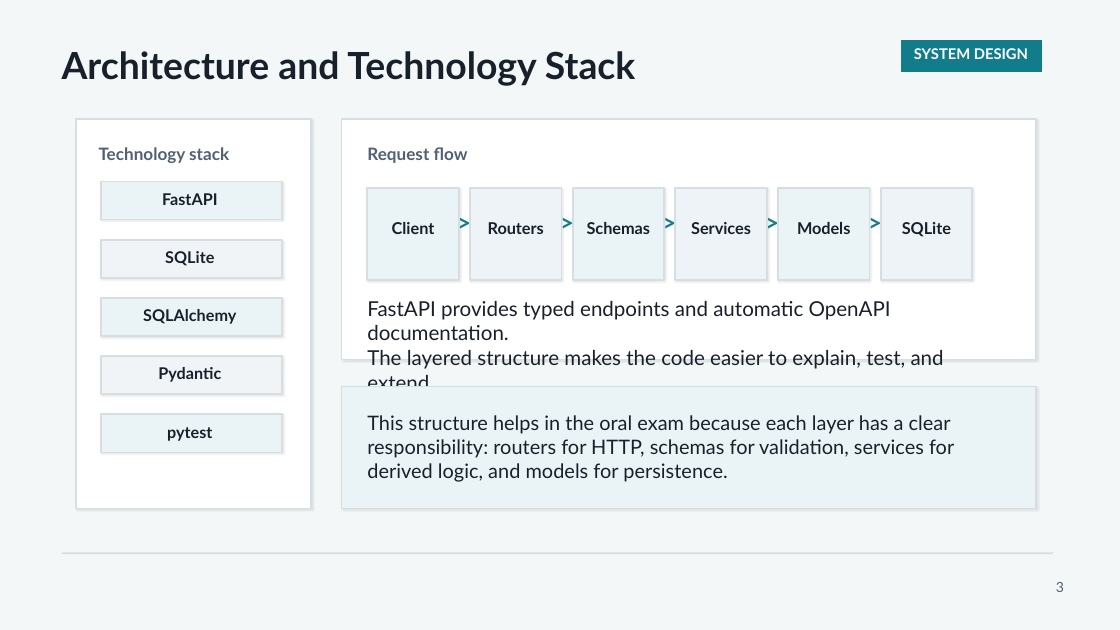
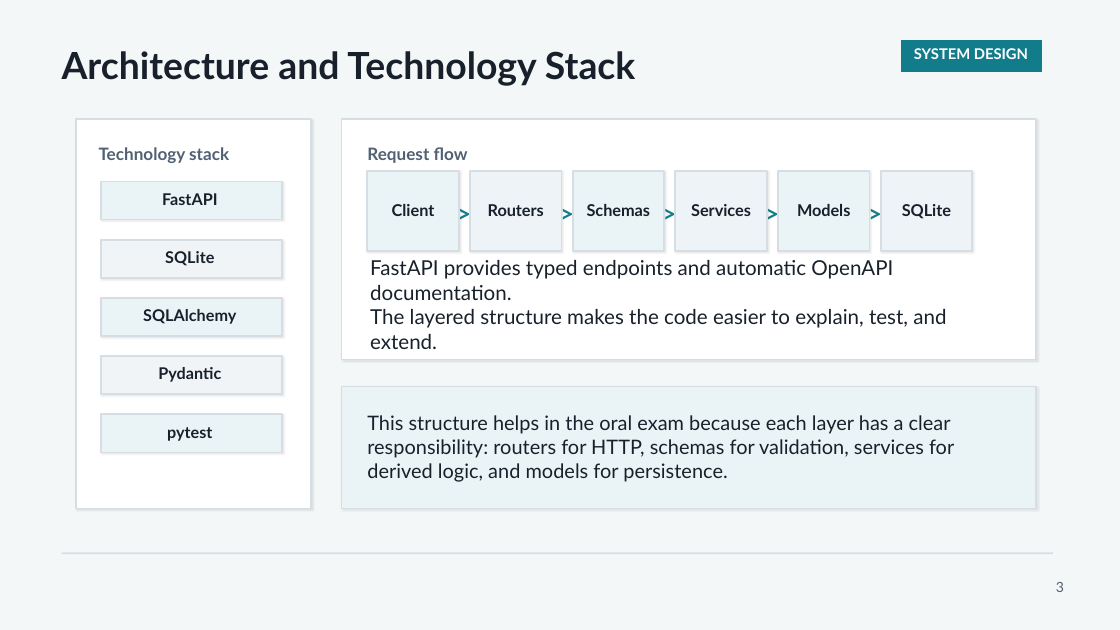
Before and after one commit to MideasternM/web-services-cw1, a slide deck: slide 3 of slides/nutrition-api-deck-updated.pptx. Drawn at 1120x630 pixels with LibreOffice and Linux fonts; fonts in the diff are those of the drawing. Boxes give left, top, right and bottom in pixels: in the first picture for what was removed or moved away, otherwise in the second. Text is boxed around its words. In the diff, an @@ line names an element or a change of style, - is before the commit and + after.

```diff
--- a/slides/nutrition-api-deck-updated.pptx
+++ b/slides/nutrition-api-deck-updated.pptx
@@ rectangle: place and size @@
-rectangle at (367, 188, 459, 280)
+rectangle at (367, 171, 459, 251)
@@ rectangle: place and size @@
-rectangle at (470, 188, 562, 280)
+rectangle at (470, 171, 562, 251)
@@ rectangle: place and size @@
-rectangle at (572, 188, 664, 280)
+rectangle at (572, 171, 664, 251)
@@ rectangle: place and size @@
-rectangle at (675, 188, 767, 280)
+rectangle at (675, 171, 767, 251)
@@ rectangle: place and size @@
-rectangle at (778, 188, 870, 280)
+rectangle at (778, 171, 870, 251)
@@ rectangle: place and size @@
-rectangle at (880, 188, 972, 280)
+rectangle at (880, 171, 972, 251)
@@ 6 texts: place and size @@
-6 texts at (392, 222, 951, 237)
+6 texts at (392, 204, 951, 219)
@@ 5 texts: place and size @@
-5 texts at (457, 214, 883, 230)
+5 texts at (457, 206, 883, 220)
@@ text "FastAPI provides typed endpoints and ..." rewrapped from (367, 301, 944, 386) to (370, 260, 946, 349) @@
```
Also in this commit, not shown: 6 other slides changed, 5 other files.
